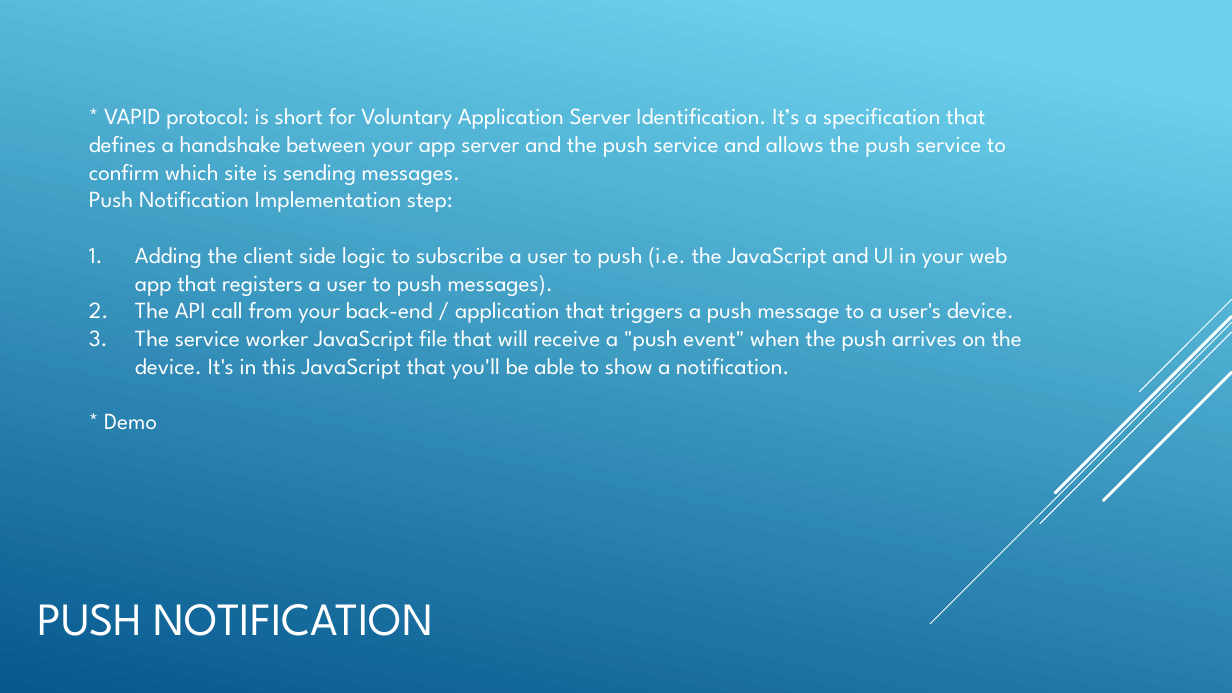
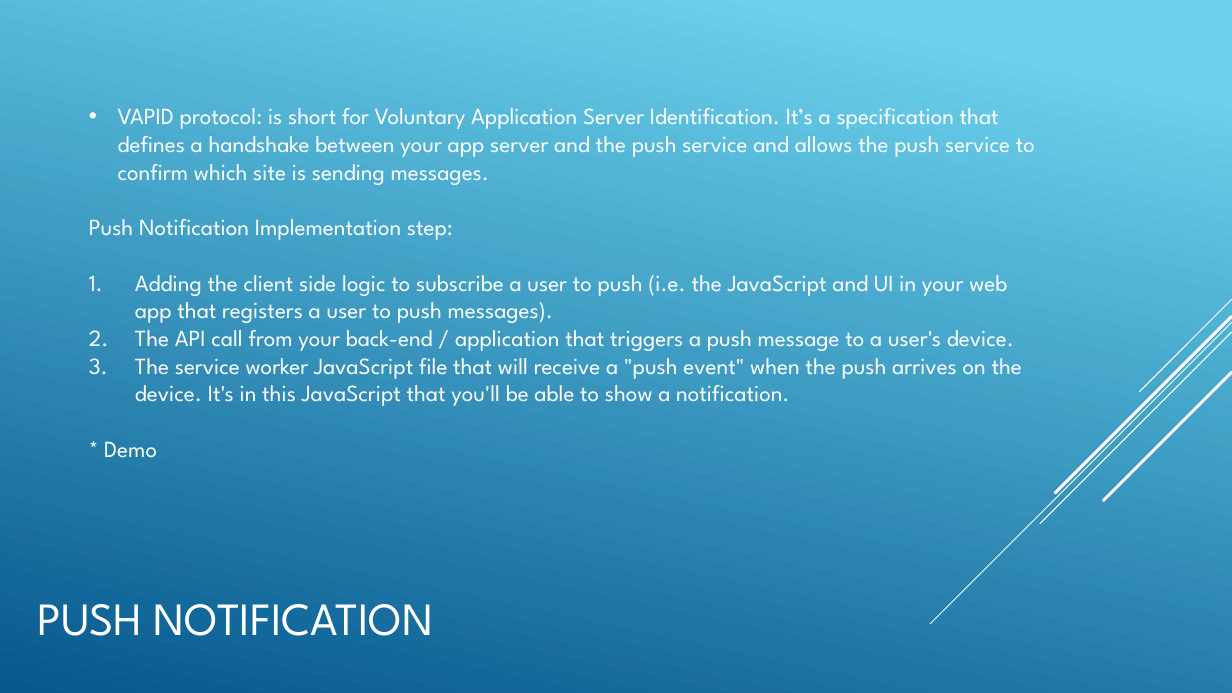
Before and after one commit to ngohungphuc/Presentation, a slide deck: slide 15 of ProgressiveWebApp/PWA.pptx (slide 14 before the commit). Drawn at 1232x693 pixels with LibreOffice and Linux fonts; fonts in the diff are those of the drawing. Boxes give left, top, right and bottom in pixels: in the first picture for what was removed or moved away, otherwise in the second. Text is boxed around its words. In the diff, an @@ line names an element or a change of style, - is before the commit and + after.

```diff
--- a/ProgressiveWebApp/PWA.pptx
+++ b/ProgressiveWebApp/PWA.pptx
@@ text at (118, 108, 1035, 185): text changed @@
-* VAPID protocol: is short for Voluntary Application Server Identification. It’s a specification that defines a handshake between your app server and the push service and allows the push service to confirm which site is sending messages.
+• VAPID protocol: is short for Voluntary Application Server Identification. It’s a specification that defines a handshake between your app server and the push service and allows the push service to confirm which site is sending messages.
```
Also in this commit, not shown: 7 other slides changed, 2 slides added, 1 slide removed, 1 other file.
